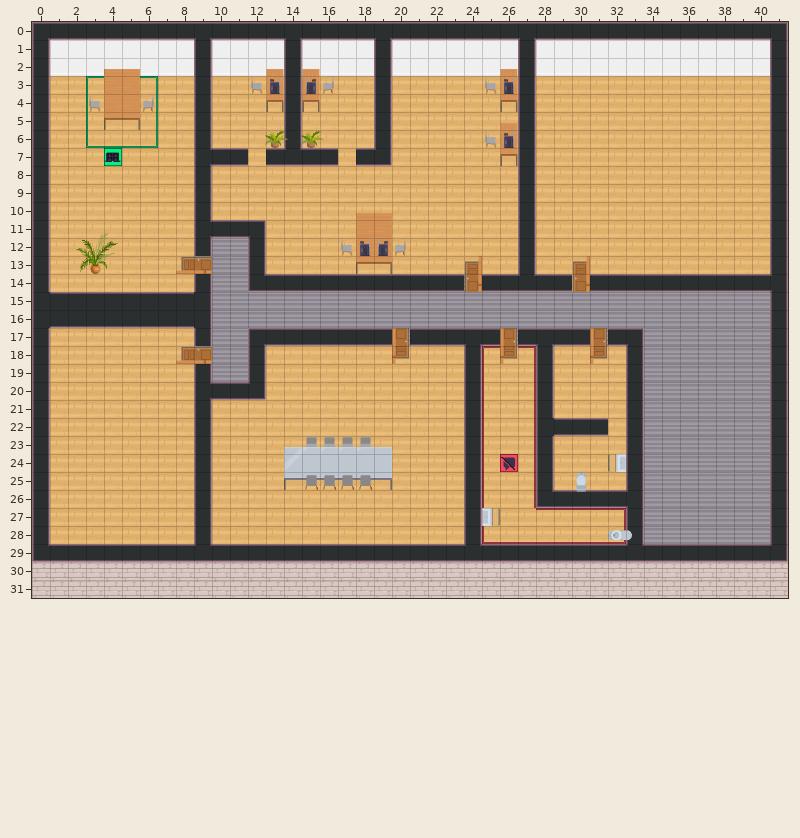
An edit to a level. Tiled map (JSON), map.tmj. Above: the version before the commit.
Cells are 32x32 px. Shown: x 0..41, y 0..31.
After:
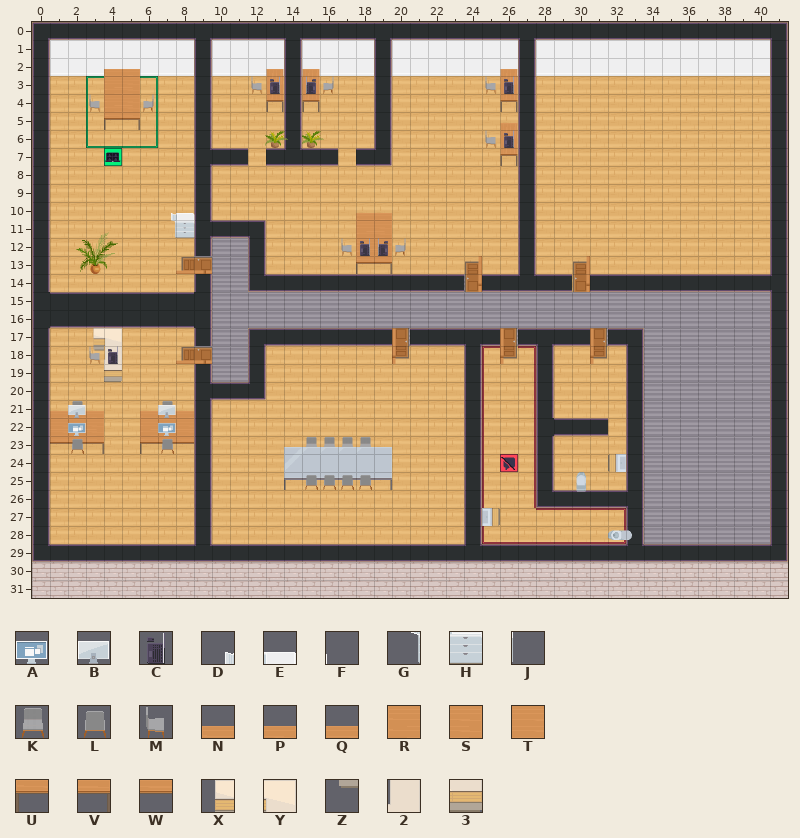
Key: from "WA_Miscellaneous": A 0, B 10, C 25, D 26, E 27, F 28, G 36, H 37, J 38; from "WA_Seats": K 117, L 118, M 119; from "WA_Tables": N 0, P 1, Q 3, R 10, S 11, T 13, U 20, V 21, W 23, X 78, Y 79, Z 88, 2 109, 3 119.
_ is an empty cell.
From the commit log: Fix missing areas
The exact change:
Layer "furniture/Furniture3":
The author put tile K in row 21 at x 2 and 7.
The author put tile M in row 18 at x 3.
Layer "furniture/Furniture":
The author put tile 2 in row 18 at x 4.
The author put tile 3 in row 19 at x 4.
The author put tile N in row 21 at x 6.
The author put tile P in row 21 at x 3.
The author put tile Q in row 21 at x 1 to 2 and 7 to 8.
The author put tile R in row 22 at x 6.
The author put tile S in row 22 at x 3.
The author put tile T in row 22 at x 1 to 2 and 7 to 8.
The author put tile U in row 23 at x 6.
The author put tile V in row 23 at x 3.
The author put tile W in row 23 at x 1 to 2 and 7 to 8.
The author put tile X in row 17 at x 3.
The author put tile Y in row 17 at x 4.
The author put tile Z in row 18 at x 3.
Layer "furniture/Furniture2":
The author put tile A in row 22 at x 2 and 7.
The author put tile B in row 21 at x 2 and 7.
The author put tile C in row 18 at x 4.
The author put tile D in row 10 at x 7.
The author put tile E in row 10 at x 8.
The author put tile F in row 10 at x 9.
The author put tile G in row 11 at x 7.
The author put tile H in row 11 at x 8.
The author put tile J in row 11 at x 9.
The author put tile L in row 23 at x 2 and 7.
Boxes around the changes in both pictures, in picture pixels (x1, y1, x2, y2):
added: (171, 213, 195, 238)
added: (89, 328, 122, 382)
added: (50, 401, 104, 454)
added: (140, 401, 194, 454)
